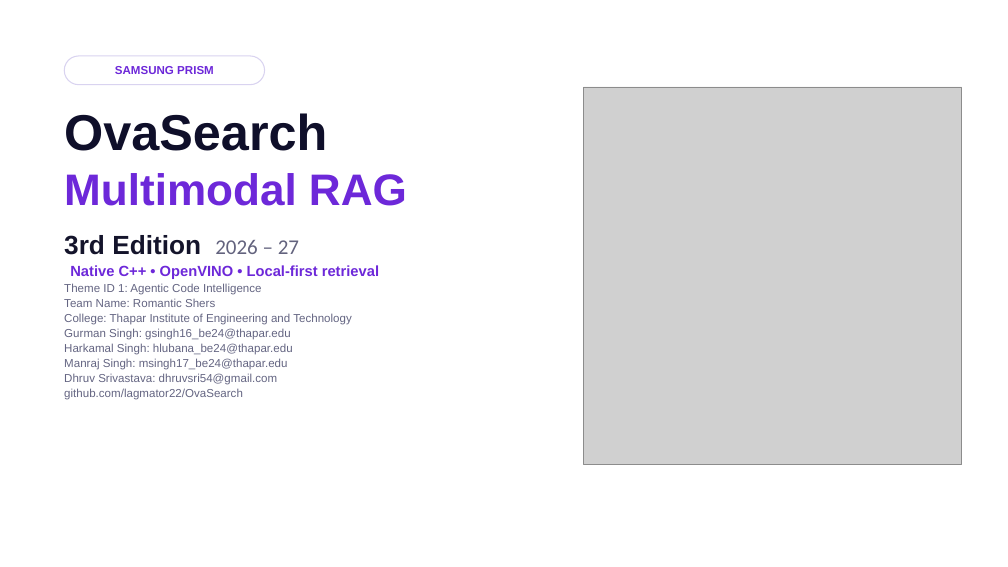
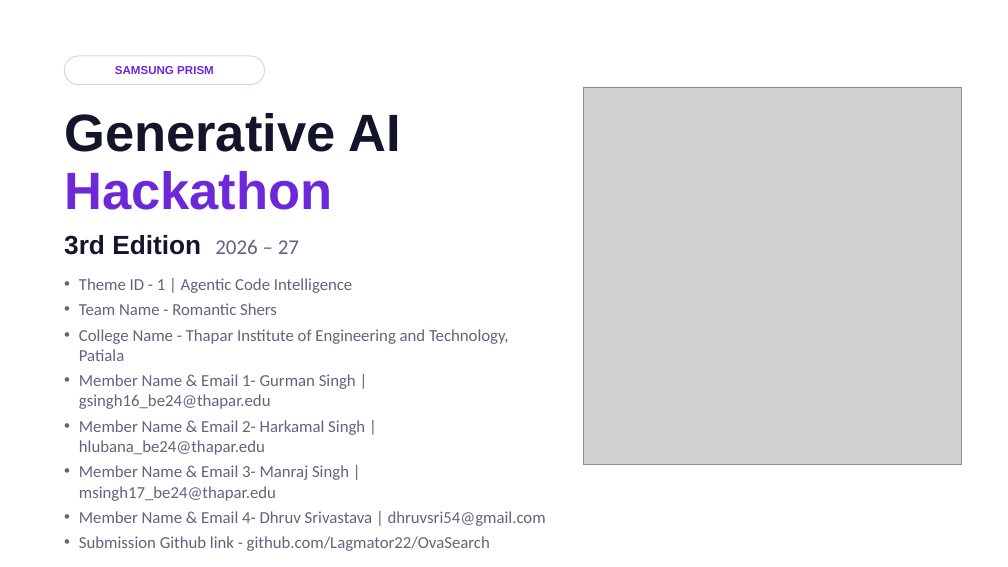
Before and after one commit to Lagmator22/OvaSearch, a slide deck: slide 1 of Thapar_Institute_of_Engineering_and_Technology_Romantic_Shers_Submission.pptx. Drawn at 1008x567 pixels with LibreOffice and Linux fonts; fonts in the diff are those of the drawing; grey boxes stand for pictures. Boxes give left, top, right and bottom in pixels: in the first picture for what was removed or moved away, otherwise in the second. Text is boxed around its words. In the diff, an @@ line names an element or a change of style, - is before the commit and + after.

Commit message:
Replace submission deck (pptx + pdf) with the team's final version

```diff
--- a/Thapar_Institute_of_Engineering_and_Technology_Romantic_Shers_Submission.pptx
+++ b/Thapar_Institute_of_Engineering_and_Technology_Romantic_Shers_Submission.pptx
@@ text at (64,113,400,152): text changed; size 48 to 50 pt; text colour #0F0F2A to #14142B @@
-OvaSearch
+Generative AI
@@ text at (64,171,332,210): text changed; size 42 to 50 pt @@
-Multimodal RAG
+Hackathon
@@ text removed at (70,265,379,279) @@
-Native C++ • OpenVINO • Local-first retrieval
@@ text at (79,278,546,551): text changed; size 11 to 16 pt; font Arial to Calibri; text colour #646582 to #63637E @@
-Theme ID 1: Agentic Code Intelligence
-Team Name: Romantic Shers
-College: Thapar Institute of Engineering and Technology
-Gurman Singh: gsingh16_be24@thapar.edu
-Harkamal Singh: hlubana_be24@thapar.edu
-Manraj Singh: msingh17_be24@thapar.edu
-Dhruv Srivastava: dhruvsri54@gmail.com
-github.com/lagmator22/OvaSearch
+• Theme ID - 1 | Agentic Code Intelligence
+• Team Name - Romantic Shers
+• College Name - Thapar Institute of Engineering and Technology, Patiala
+• Member Name & Email 1- Gurman Singh | gsingh16_be24@thapar.edu
+• Member Name & Email 2- Harkamal Singh | hlubana_be24@thapar.edu
+• Member Name & Email 3- Manraj Singh | msingh17_be24@thapar.edu
+• Member Name & Email 4- Dhruv Srivastava | dhruvsri54@gmail.com
+• Submission Github link - github.com/Lagmator22/OvaSearch
```
Also in this commit, not shown: 2 other slides changed, 9 slides added, 9 slides removed, 1 other file.
